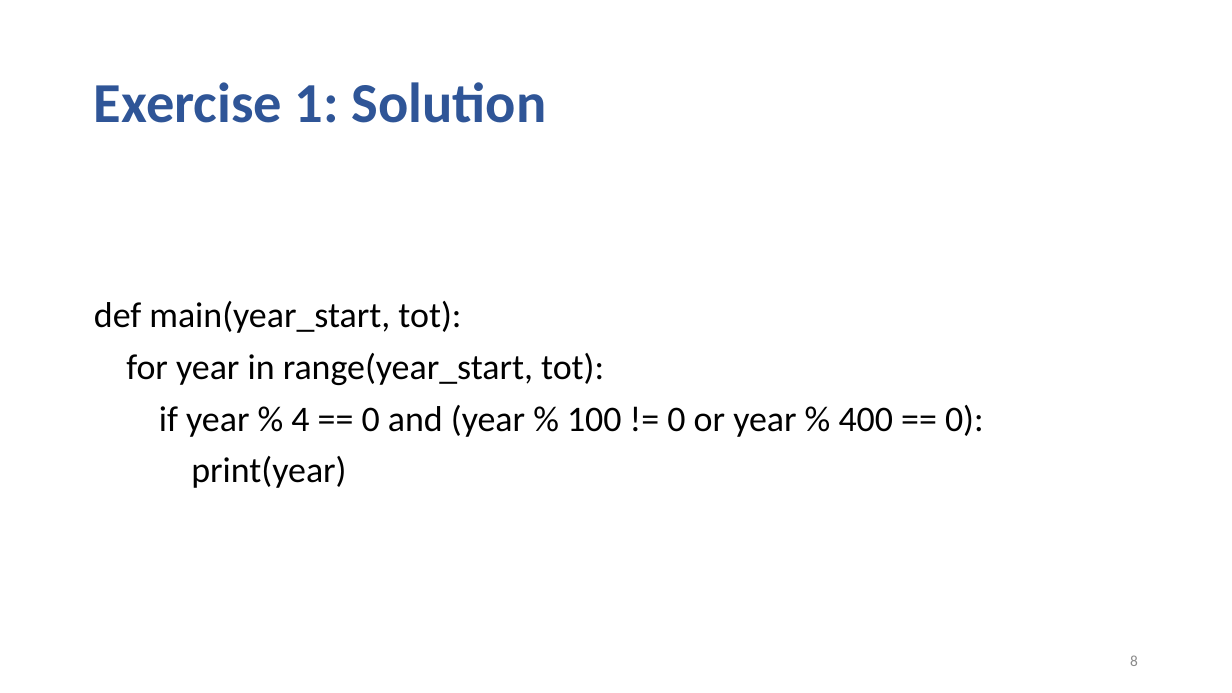
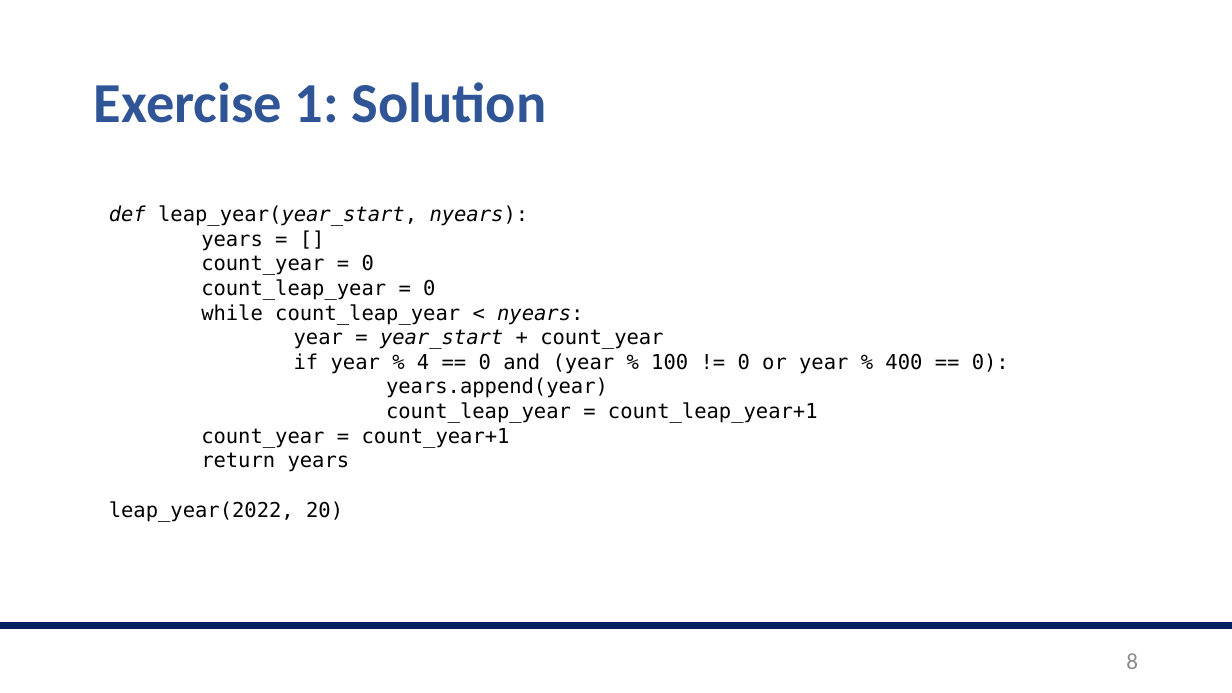
Before and after one commit to valegiunchiglia/2022-Module3-ImperialCollege, a slide deck: slide 8 of Day1/Day1.pptx. Drawn at 1232x693 pixels with LibreOffice and Linux fonts; fonts in the diff are those of the drawing. Boxes give left, top, right and bottom in pixels: in the first picture for what was removed or moved away, otherwise in the second. Text is boxed around its words. In the diff, an @@ line names an element or a change of style, - is before the commit and + after.

```diff
--- a/Day1/Day1.pptx
+++ b/Day1/Day1.pptx
@@ text added at (109,205,1009,522), 16 pt, text #000000 @@
+def leap_year(year_start, nyears):
+years = []
+count_year = 0
+count_leap_year = 0
+while count_leap_year < nyears:
+year = year_start + count_year
+if year % 4 == 0 and (year % 100 != 0 or year % 400 == 0):
+years.append(year)
+count_leap_year = count_leap_year+1
+count_year = count_year+1
+return years
+leap_year(2022, 20)
@@ text removed at (94,301,984,488) @@
-def main(year_start, tot):
-for year in range(year_start, tot):
-if year % 4 == 0 and (year % 100 != 0 or year % 400 == 0):
-print(year)
@@ line added from (0, 626) to (1232, 626), #002060 6 pt @@
@@ page number at (1126,653,1138,669): size 12 to 18 pt @@
```
Also in this commit, not shown: 17 other slides changed, 2 other files.
